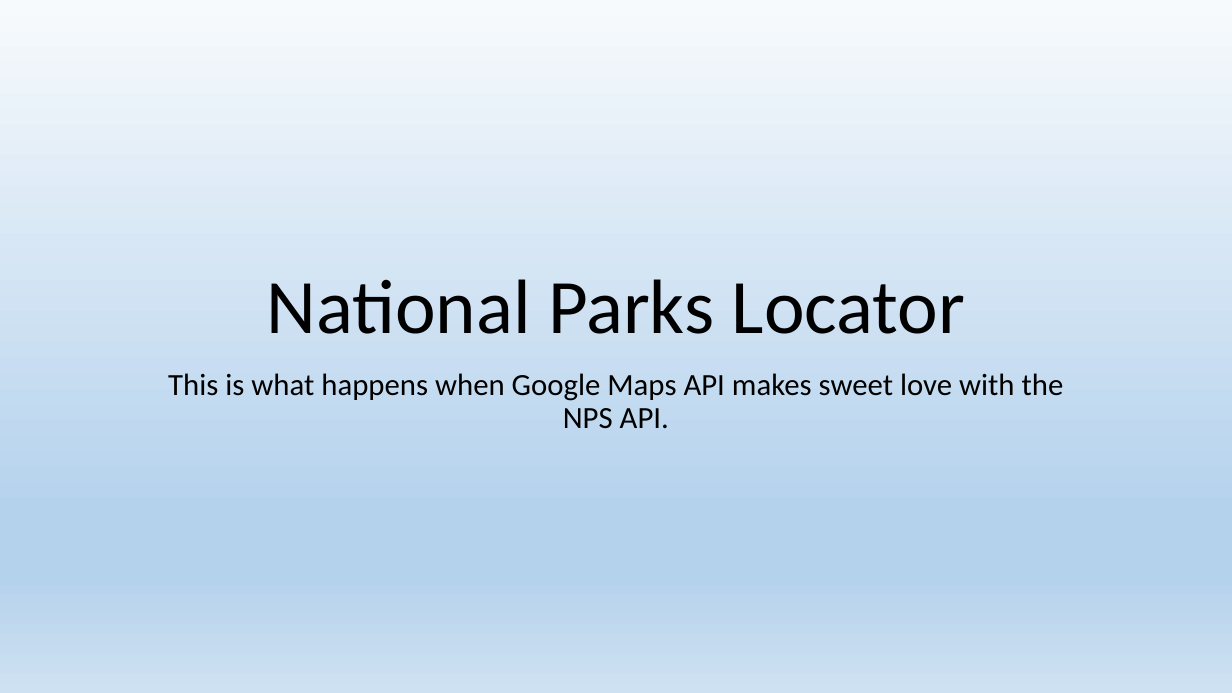
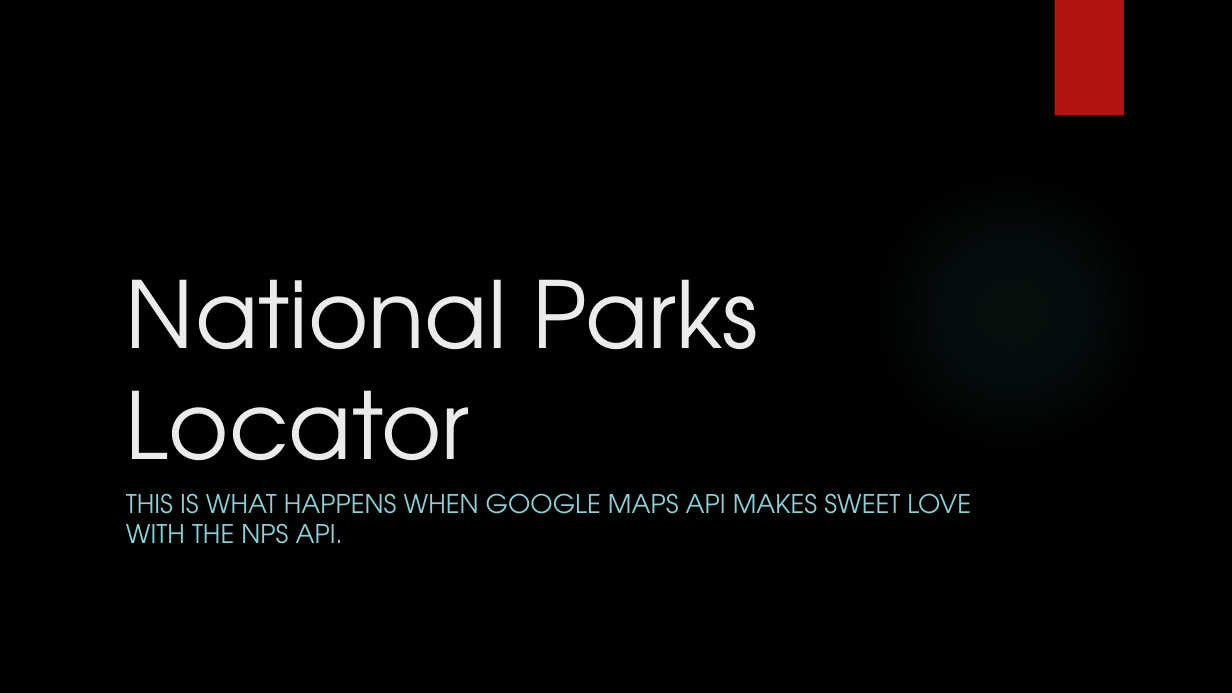
Before and after one commit to S-Voss/nhs-mapper, a slide deck: slide 1 of National Parks Locator.pptx. Drawn at 1232x693 pixels with LibreOffice and Linux fonts; fonts in the diff are those of the drawing; background and template pictures are left out. Boxes give left, top, right and bottom in pixels: in the first picture for what was removed or moved away, otherwise in the second. Text is boxed around its words. In the diff, an @@ line names an element or a change of style, - is before the commit and + after.

```diff
--- a/National Parks Locator.pptx
+++ b/National Parks Locator.pptx
@@ background gradient #F7FAFD to #B5D2EC to #CEE1F2 to picture (left out) @@
@@ rectangle added at bbox=[1055, 0, 1124, 116], fill #B01513 @@
@@ title "National Parks Locator": place and size @@
-title "National Parks Locator" at bbox=[266, 279, 965, 334]
+title "National Parks Locator" at bbox=[126, 279, 758, 502]
@@ title "National Parks Locator" at bbox=[126, 279, 758, 502]: size 60 to 72 pt, font Calibri to TeX Gyre Adventor, text colour #000000 to #EBEBEB; alignment centre to left; line spacing 0.9 to 1 @@
@@ ellipse added at bbox=[870, 169, 1154, 454], fill gradient #50B9C1 @@
@@ subtitle at bbox=[126, 493, 971, 544]: text changed; size 24 to 20 pt; font Calibri to TeX Gyre Adventor; text colour #000000 to #8AD0D6 @@
-This is what happens when Google Maps API makes sweet love with the NPS API.
+THIS IS WHAT HAPPENS WHEN GOOGLE MAPS API MAKES SWEET LOVE WITH THE NPS API.
```
Also in this commit, not shown: 2 other slides changed, 3 slides added, 3 slides removed.
